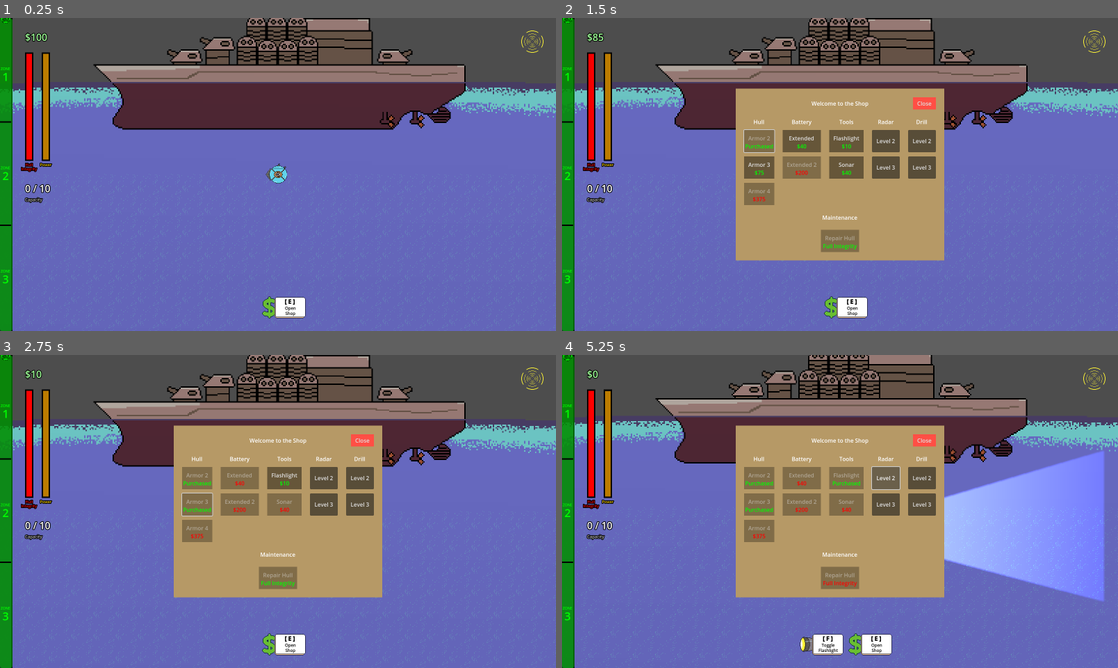
Above: before the commit, frames 1-4 (two rows, left to right).
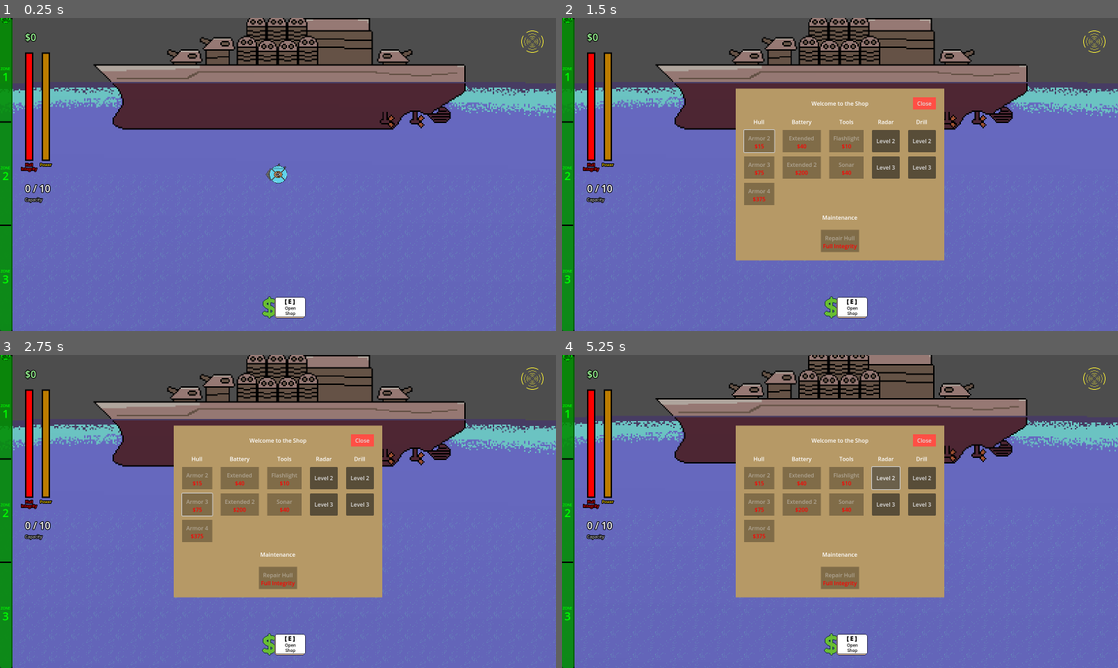
Above: after the commit, the same moments.

Repository: deruitda/ludum-dare-57
Game: Godot game, scene res://scenes/main.tscn
Same seed, same stepped clock (60 frames per second), same inputs: the game is played once before the commit and once after it. Sound files missing from this copy of the repository are replaced by a short silence.
Inputs (mouse positions are in pixels of both pictures, inside the frame that each line leads up to):
- Up to frame 1 (0.25 s): no input
- Up to frame 2 (1.5 s): click "Open Shop" at 0.5 s; click (756, 140) at 1.25 s, where only the run before the commit has a clickable "Armor 2"
- Up to frame 3 (2.75 s): click (194, 505) at 2 s, where only the run before the commit has a clickable "Armor 3"
- Up to frame 4 (5.25 s): click (845, 477) at 2.75 s, where only the run before the commit has a clickable "Flashlight"; click (823, 642) at 3.5 s, where only the run before the commit has a clickable "Toggle Flashlight"; click "Level 2" at 4.25 s; tap Enter at 5 s; hold D (move_right) from 5.03 s (still down); tap R at 5.1 s

The runs differ from the first frame. In frame 1, less than 0.1% of the frame differs, in the area x 5-9%, y 4-8%; in frame 2, 1.8%; in frame 3, 0.6%; in frame 4, 11%, in the area x 7-98%, y 11-96%.

Commit message:
fix tooltips not appearing on shop items

Diff:
--- a/global/game_state.gd
+++ b/global/game_state.gd
@@ -1,6 +1,6 @@
 extends Node
 
-@export var money_collected: int = 100
+@export var money_collected: int = 0
 @export var max_cargo_weight: int = 10
 var current_cargo_weight: int = 0
 var current_cargo_value: int = 0
--- a/scenes/shop/shop_button/shop_button.gd
+++ b/scenes/shop/shop_button/shop_button.gd
@@ -15,6 +15,7 @@
 	SignalBus.hull_health_updated.connect(_on_hull_health_updated)
 	SignalBus.battery_updated.connect(_on_battery_updated)
 
+	set_price_label_tooltip()
 	set_price_label_text()
 	set_price_label_color()
 	set_button_disabled_conditionally()
@@ -81,6 +82,10 @@
 func set_button_disabled_conditionally() -> void:
 	disabled = is_player_unable_to_purchase_item()
 
+func set_price_label_tooltip() -> void:
+	if shop_item_resource and shop_item_resource.tooltip:
+		tooltip_text = shop_item_resource.tooltip
+
 func set_price_label_text() -> void:
 	var new_price_text = "$" + str(shop_item_resource.price)
 	if shop_item_resource and new_price_text != price_label.text:
